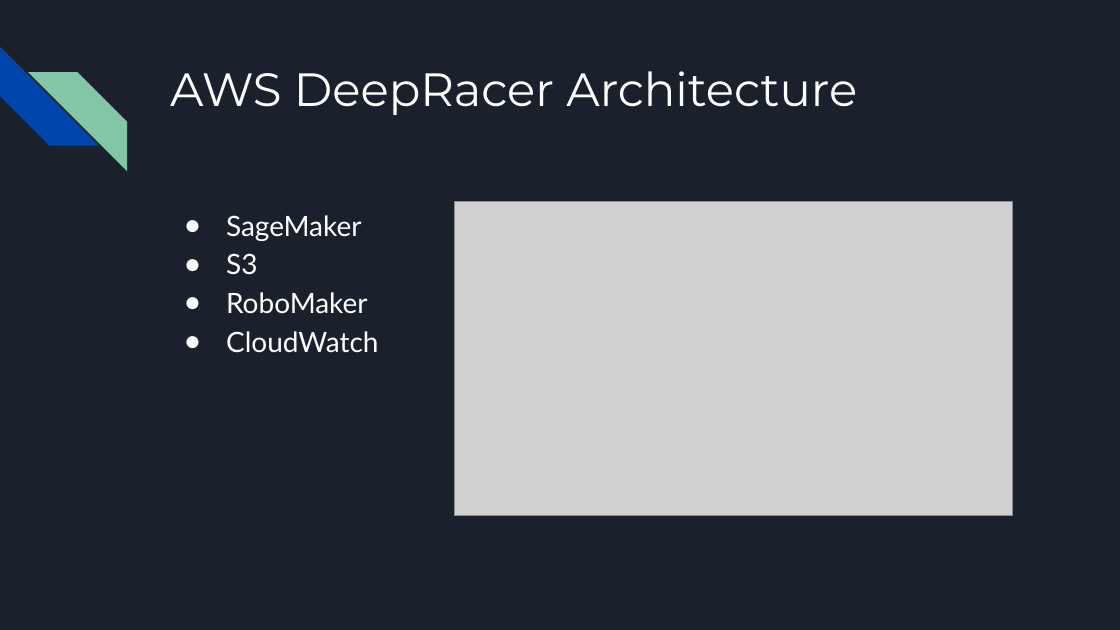
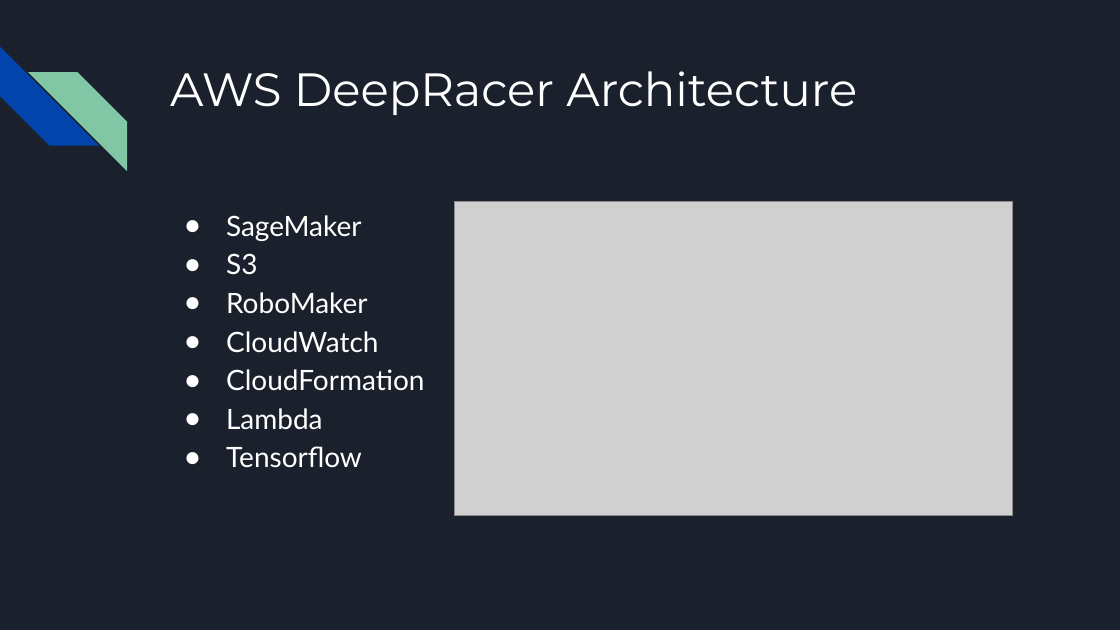
Before and after one commit to JasonCaldwellMBA/AWS_DeepRacer-Object_Avoidance, a slide deck: slide 5 of AWS DeepRacer Presentation.pptx. Drawn at 1120x630 pixels with LibreOffice and Linux fonts; fonts in the diff are those of the drawing; grey boxes stand for pictures. Boxes give left, top, right and bottom in pixels: in the first picture for what was removed or moved away, otherwise in the second. Text is boxed around its words. In the diff, an @@ line names an element or a change of style, - is before the commit and + after.

```diff
--- a/AWS DeepRacer Presentation.pptx
+++ b/AWS DeepRacer Presentation.pptx
@@ text at <box>226,369,424,468</box>: paragraphs added @@
+● CloudFormation
+● Lambda
+● Tensorflow
```
Also in this commit, not shown: 10 other slides changed, 3 slides added, 2 slides removed, 1 other file.
